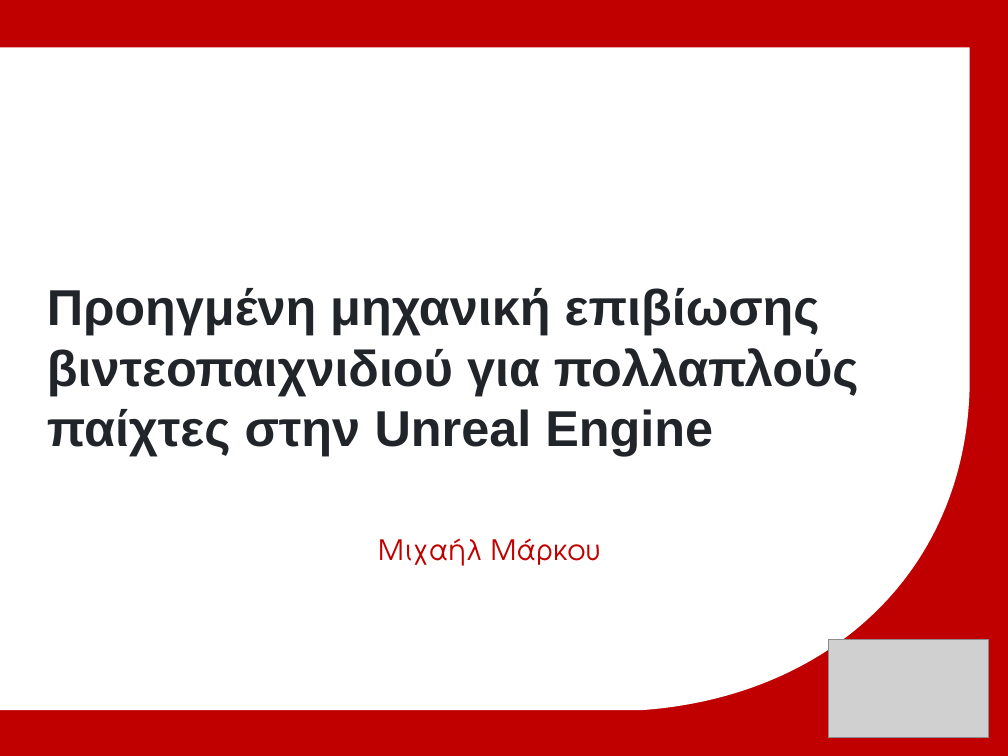
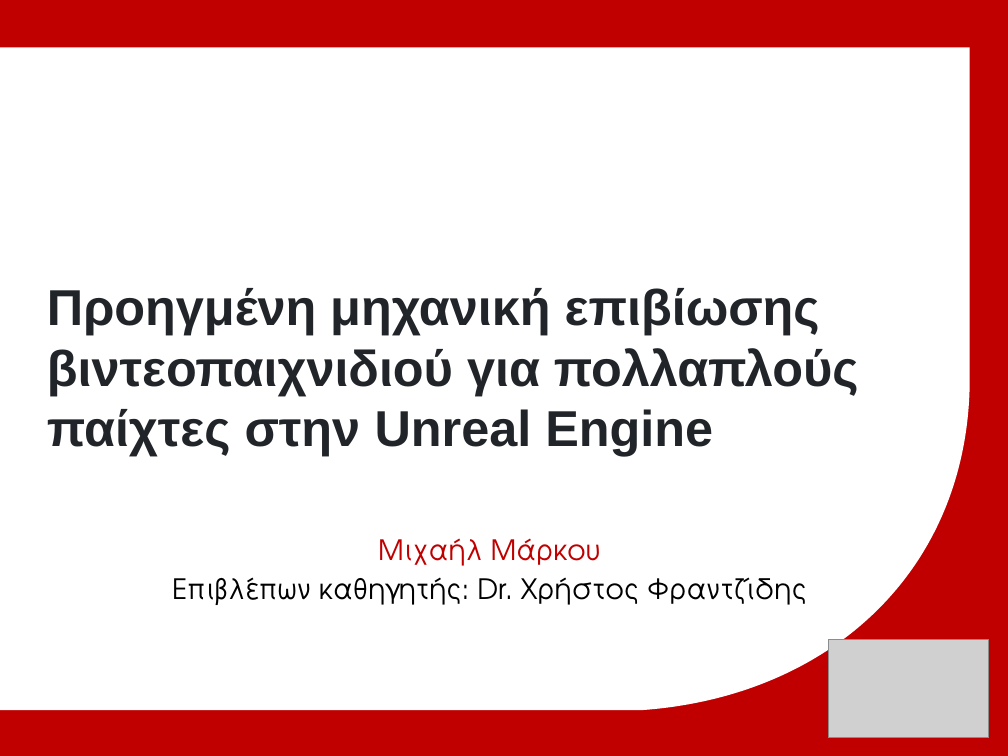
Before and after one commit to michailmarkou1995/BSc-Computer-Science-Projects, a slide deck: slide 1 of MENTAL WEALTH PROFESSIONAL LIFE 3 (PROJECT) (CN6000)/Research_Thesis_Main/Μητροπολιτικό Κολλέγιο_ΣΕΚΦ[Μιχαηλ Μαρκου] Advanced multiplayer game mechanics.pptx. Drawn at 1008x756 pixels with LibreOffice and Linux fonts; fonts in the diff are those of the drawing; grey boxes stand for pictures; background and template pictures are left out. Boxes give left, top, right and bottom in pixels: in the first picture for what was removed or moved away, otherwise in the second. Text is boxed around its words. In the diff, an @@ line names an element or a change of style, - is before the commit and + after.

```diff
--- a/MENTAL WEALTH PROFESSIONAL LIFE 3 (PROJECT) (CN6000)/Research_Thesis_Main/Μητροπολιτικό Κολλέγιο_ΣΕΚΦ[Μιχαηλ Μαρκου] Advanced multiplayer game mechanics.pptx
+++ b/MENTAL WEALTH PROFESSIONAL LIFE 3 (PROJECT) (CN6000)/Research_Thesis_Main/Μητροπολιτικό Κολλέγιο_ΣΕΚΦ[Μιχαηλ Μαρκου] Advanced multiplayer game mechanics.pptx
@@ text added at (172, 577, 807, 605), 20 pt, text #000000 @@
+Επιβλέπων καθηγητής: Dr. Χρήστος Φραντζίδης
```
Also in this commit, not shown: 2 other slides changed, 1 other file.
